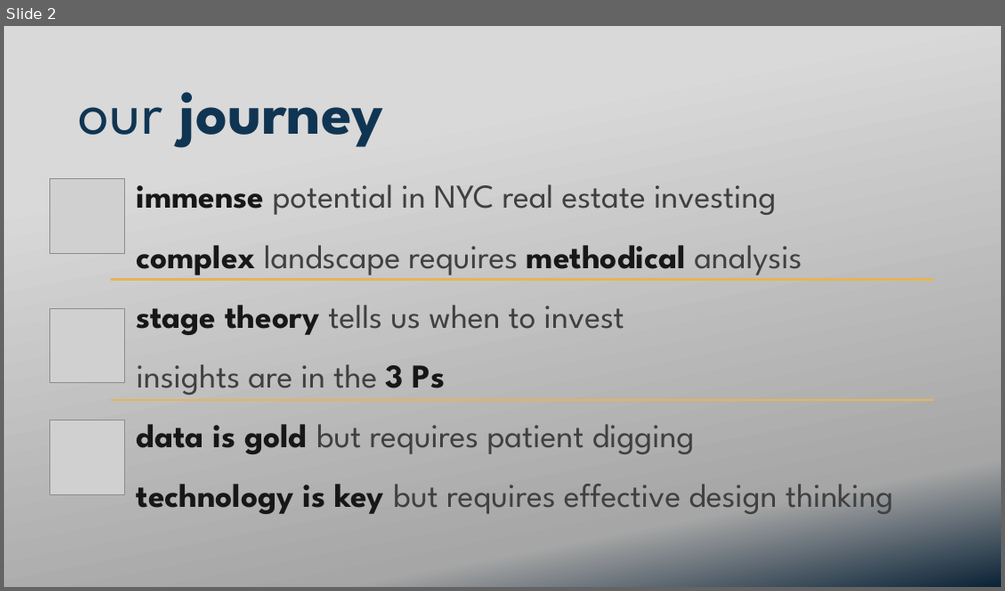
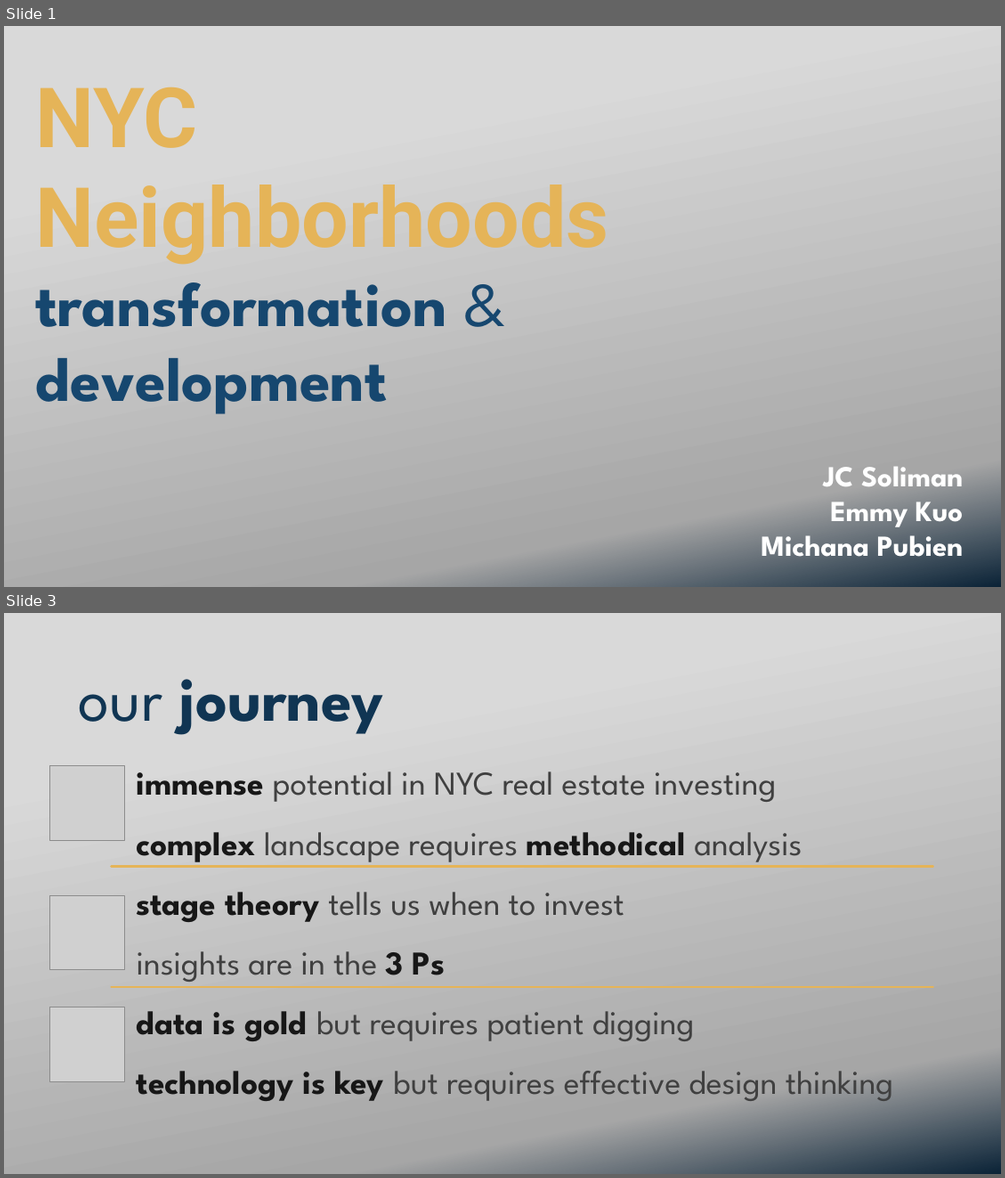
Before and after one commit to ekuo651/NYC-RE-Neighborhood-Trends, a slide deck: Presentation.pptx. Shown one above the other, each under a label of ours: slide 2 before the commit, slides 1 and 3 after it; the slides between them are not shown. The pictures are 1005x591 and 1005x1178 pixels, drawn with LibreOffice and Linux fonts; fonts in the diff are those of the drawing; grey boxes stand for pictures; background and template pictures are left out. Boxes give left, top, right and bottom in pixels: in the first picture for what was removed or moved away, otherwise in the second. Text is boxed around its words. In the diff, an @@ line names an element or a change of style, - is before the commit and + after.

```diff
--- a/Presentation.pptx
+++ b/Presentation.pptx
@@ slide 1 added at <box>4,26,1001,587</box>, background picture (left out) @@
@@ text added at <box>36,87,609,414</box>, 60 pt, text #16476F, bold @@
+NYC Neighborhoods transformation & development
@@ text added at <box>760,466,963,565</box>, 28 pt, text #FFFFFF, bold @@
+JC Soliman
+Emmy Kuo
+Michana Pubien
@@ what was slide 2 is now slide 3 @@
```
Also in this commit, not shown: 15 slides changed, 4 other slides added, 3 slides removed.
